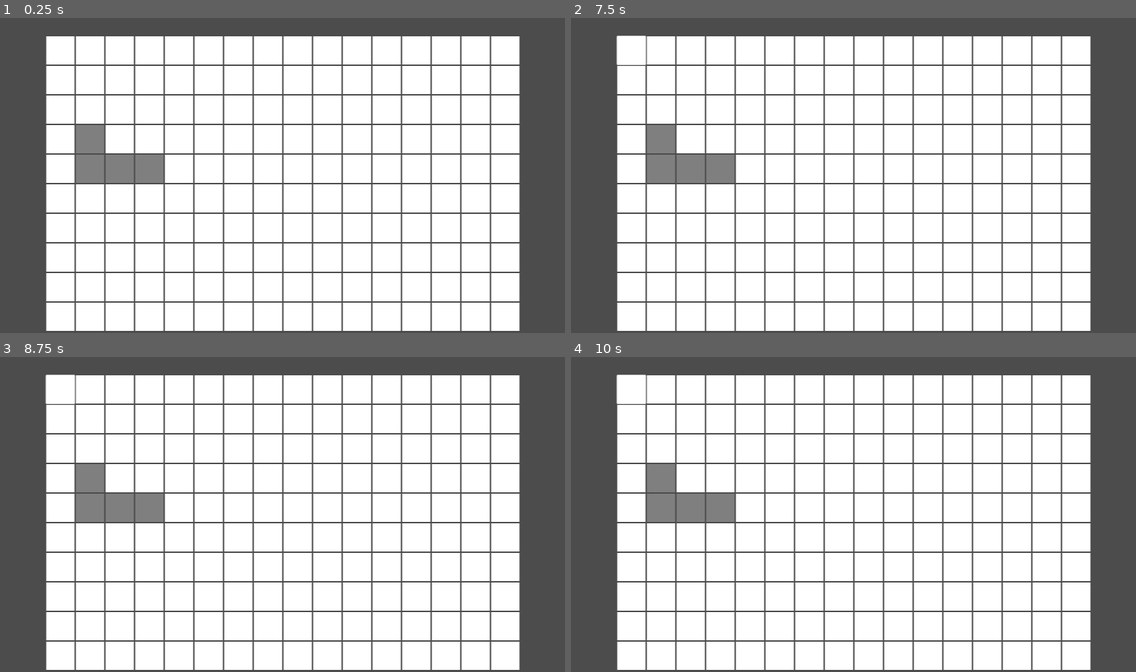
Above: before the commit, frames 1-4 (two rows, left to right).
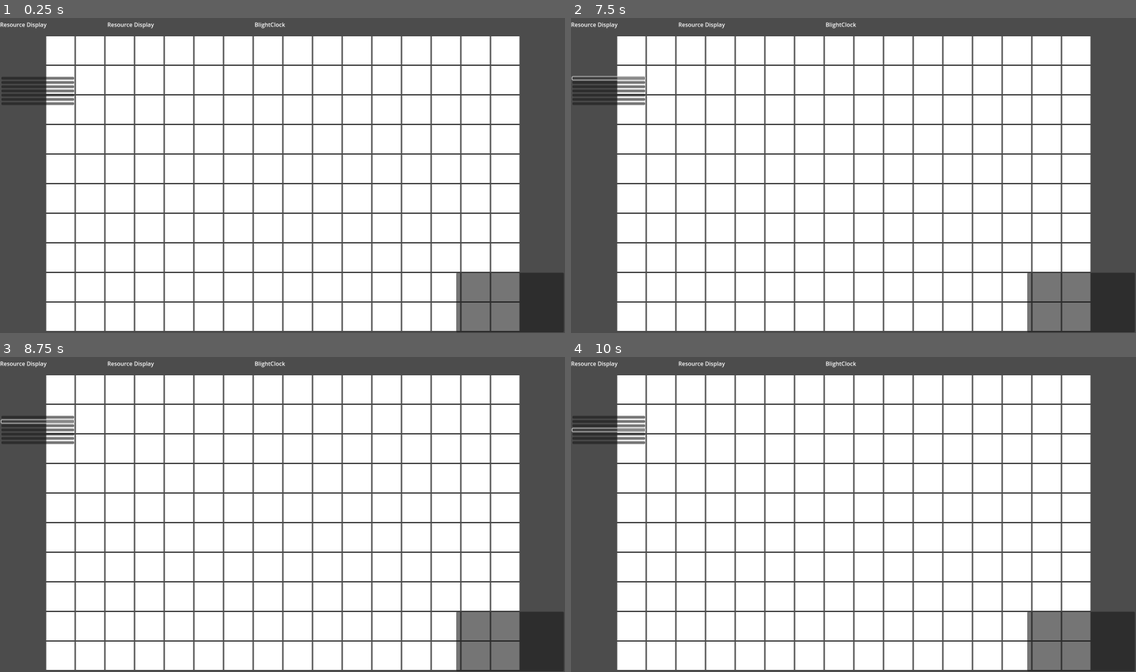
Above: after the commit, the same moments.

Repository: Chthonic-Studio/inner-grid
Game: Godot game, scene res://Scenes/level.tscn
The game is run twice, just before and just after one commit, with the same random seed, the same clock (stepped at 60 frames per second) and the same inputs.
Inputs (mouse positions are in pixels of both pictures, inside the frame that each line leads up to):
- Up to frame 1 (0.25 s): no input
- Up to frame 2 (7.5 s): click (610, 77) at 0.52 s; click (610, 81) at 1.27 s; click (610, 87) at 2.02 s; click (610, 90) at 2.77 s; click (610, 93) at 3.52 s; click (610, 99) at 4.27 s; click (610, 103) at 5.02 s; click (633, 49) at 5.77 s; click (633, 49) at 6.52 s; click (610, 77) at 7.27 s
- Up to frame 3 (8.75 s): click (39, 420) at 8.02 s
- Up to frame 4 (10 s): click (610, 426) at 8.77 s; click (610, 429) at 9.52 s

The runs differ from the first frame. In frame 1, 6.4% of the frame differs, in the area x 0-100%, y 1-100%; in frame 2, 6.5%; in frame 3, 6.5%; in frame 4, 6.5%.
Error after the commit: Parse Error: Too few arguments for "spend_resources()" call. Expected at least 2 but received 1. (res://Scripts/level.gd:88)

Commit message:
Implement main UI and resource management integration
Added MainUI script and connected it to the main_ui.tscn scene, replacing placeholder buttons and labels with named and exported variables. Integrated resource update signals between EconomyManager, LevelManager, and MainUI. Refactored tile and node placement logic to support UI-driven node selection and placement, and improved scene and script structure for better modularity and signal-based communication.

Diff:
--- a/Globals/audio_manager.gd
+++ b/Globals/audio_manager.gd
@@ -4,8 +4,3 @@
 # Called when the node enters the scene tree for the first time.
 func _ready() -> void:
 	pass # Replace with function body.
-
-
-# Called every frame. 'delta' is the elapsed time since the previous frame.
-func _process(delta: float) -> void:
-	pass
--- a/Globals/game_manager.gd
+++ b/Globals/game_manager.gd
@@ -4,8 +4,3 @@
 # Called when the node enters the scene tree for the first time.
 func _ready() -> void:
 	pass # Replace with function body.
-
-
-# Called every frame. 'delta' is the elapsed time since the previous frame.
-func _process(delta: float) -> void:
-	pass
--- a/Globals/level_manager.gd
+++ b/Globals/level_manager.gd
@@ -1,11 +1,17 @@
 extends Node
 
+# --- HUD & Economy Signals ---
+signal income_updated( main_resource, building_resource )
+
+# --- Player Interaction Signals ---
+signal node_selected(node_button_clicked : String)
+signal tile_hovered(tile_data)
+signal tile_exited()
 
 # Called when the node enters the scene tree for the first time.
 func _ready() -> void:
 	pass # Replace with function body.
 
-
 # Called every frame. 'delta' is the elapsed time since the previous frame.
 func _process(delta: float) -> void:
 	pass
--- a/Globals/level_transition.gd
+++ b/Globals/level_transition.gd
@@ -4,8 +4,3 @@
 # Called when the node enters the scene tree for the first time.
 func _ready() -> void:
 	pass # Replace with function body.
-
-
-# Called every frame. 'delta' is the elapsed time since the previous frame.
-func _process(delta: float) -> void:
-	pass
--- a/Globals/save_manager.gd
+++ b/Globals/save_manager.gd
@@ -4,8 +4,3 @@
 # Called when the node enters the scene tree for the first time.
 func _ready() -> void:
 	pass # Replace with function body.
-
-
-# Called every frame. 'delta' is the elapsed time since the previous frame.
-func _process(delta: float) -> void:
-	pass
--- a/Scenes/level.tscn
+++ b/Scenes/level.tscn
@@ -6,6 +6,10 @@
 [ext_resource type="Resource" uid="uid://cen4fm0os488p" path="res://Scripts/Levels/test_level.tres" id="3_0f350"]
 [ext_resource type="Script" uid="uid://ci137qbi7m01a" path="res://Scripts/Managers/blight_manager.gd" id="3_8c0lf"]
 [ext_resource type="Script" uid="uid://cxisjwiqw244t" path="res://Scripts/Managers/narrative_manager.gd" id="4_754fn"]
+
+[sub_resource type="Environment" id="Environment_0f350"]
+glow_enabled = true
+fog_enabled = true
 
 [node name="Level" type="Control" node_paths=PackedStringArray("EconomyManager", "BlightManager", "NarrativeManager", "GameViewport", "GameGrid")]
 layout_mode = 3
@@ -541,3 +545,6 @@
 
 [node name="Tile160" parent="GameViewport/GameGrid" instance=ExtResource("1_tumq0")]
 layout_mode = 2
+
+[node name="WorldEnvironment" type="WorldEnvironment" parent="."]
+environment = SubResource("Environment_0f350")
--- a/Scenes/main_ui.tscn
+++ b/Scenes/main_ui.tscn
@@ -1,6 +1,19 @@
-[gd_scene format=3 uid="uid://diiwpm6ued0th"]
+[gd_scene load_steps=2 format=3 uid="uid://diiwpm6ued0th"]
 
-[node name="MainUI" type="CanvasLayer"]
+[ext_resource type="Script" uid="uid://dju5t3ee1bxua" path="res://Scripts/UI/main_ui.gd" id="1_gmh8u"]
+
+[node name="MainUI" type="CanvasLayer" node_paths=PackedStringArray("generator_button", "harvester_button", "shield_button", "sensor_button", "synergy_button", "conduit_button", "purifier_button", "blight_clock", "main_resource_label", "build_resource_label")]
+script = ExtResource("1_gmh8u")
+generator_button = NodePath("NodePalette/Generator")
+harvester_button = NodePath("NodePalette/Harvester")
+shield_button = NodePath("NodePalette/Shield")
+sensor_button = NodePath("NodePalette/Sensor")
+synergy_button = NodePath("NodePalette/Synergy")
+conduit_button = NodePath("NodePalette/Conduit")
+purifier_button = NodePath("NodePalette/Purifier")
+blight_clock = NodePath("TopPanel/BlightClock")
+main_resource_label = NodePath("TopPanel/MainResource")
+build_resource_label = NodePath("TopPanel/BuildResource")
 
 [node name="TopPanel" type="HBoxContainer" parent="."]
 custom_minimum_size = Vector2(0, 50)
@@ -9,7 +22,12 @@
 grow_horizontal = 2
 size_flags_horizontal = 3
 
-[node name="ResourceDisplay" type="Label" parent="TopPanel"]
+[node name="BuildResource" type="Label" parent="TopPanel"]
+custom_minimum_size = Vector2(300, 0)
+layout_mode = 2
+text = "Resource Display"
+
+[node name="MainResource" type="Label" parent="TopPanel"]
 custom_minimum_size = Vector2(300, 0)
 layout_mode = 2
 text = "Resource Display"
@@ -24,29 +42,29 @@
 anchors_preset = -1
 anchor_left = 0.0025
 anchor_top = 0.19222222
-anchor_right = 0.1625
+anchor_right = 0.131875
 anchor_bottom = 0.8066667
 metadata/_edit_use_anchors_ = true
 
-[node name="Button" type="Button" parent="NodePalette"]
+[node name="Generator" type="Button" parent="NodePalette"]
 layout_mode = 2
 
-[node name="Button2" type="Button" parent="NodePalette"]
+[node name="Harvester" type="Button" parent="NodePalette"]
 layout_mode = 2
 
-[node name="Button3" type="Button" parent="NodePalette"]
+[node name="Shield" type="Button" parent="NodePalette"]
 layout_mode = 2
 
-[node name="Button4" type="Button" parent="NodePalette"]
+[node name="Sensor" type="Button" parent="NodePalette"]
 layout_mode = 2
 
-[node name="Button5" type="Button" parent="NodePalette"]
+[node name="Synergy" type="Button" parent="NodePalette"]
 layout_mode = 2
 
-[node name="Button6" type="Button" parent="NodePalette"]
+[node name="Conduit" type="Button" parent="NodePalette"]
 layout_mode = 2
 
-[node name="Button7" type="Button" parent="NodePalette"]
+[node name="Purifier" type="Button" parent="NodePalette"]
 layout_mode = 2
 
 [node name="PanelContainer" type="PanelContainer" parent="."]
--- a/Scenes/node.tscn
+++ b/Scenes/node.tscn
@@ -3,13 +3,13 @@
 [ext_resource type="Texture2D" uid="uid://cp2vdrbn2mrln" path="res://Assets/Spritesheet.png" id="1_5g7os"]
 [ext_resource type="Script" uid="uid://21u3n58mqy0q" path="res://Scripts/node.gd" id="1_6b8r6"]
 
+[sub_resource type="AtlasTexture" id="AtlasTexture_5g7os"]
+atlas = ExtResource("1_5g7os")
+region = Rect2(487, 620, 27, 153)
+
 [sub_resource type="AtlasTexture" id="AtlasTexture_rvq8p"]
 atlas = ExtResource("1_5g7os")
 region = Rect2(222, -0.35661316, 157, 155.35661)
-
-[sub_resource type="AtlasTexture" id="AtlasTexture_5g7os"]
-atlas = ExtResource("1_5g7os")
-region = Rect2(487, 620, 27, 153)
 
 [node name="Node" type="Button" node_paths=PackedStringArray("up_connection", "right_connection", "left_connection", "down_connection", "logic_timer")]
 custom_minimum_size = Vector2(80, 80)
@@ -20,6 +20,7 @@
 offset_bottom = 2.5
 size_flags_horizontal = 3
 size_flags_vertical = 3
+flat = true
 script = ExtResource("1_6b8r6")
 up_connection = NodePath("TileContent/ConnectionVFX/Up")
 right_connection = NodePath("TileContent/ConnectionVFX/Right")
@@ -44,22 +45,6 @@
 value = 100.0
 fill_mode = 2
 show_percentage = false
-
-[node name="NodeVisuals" type="TextureRect" parent="TileContent"]
-layout_mode = 1
-anchors_preset = 8
-anchor_left = 0.5
-anchor_top = 0.5
-anchor_right = 0.5
-anchor_bottom = 0.5
-offset_left = -35.0
-offset_top = -35.0
-offset_right = 35.0
-offset_bottom = 35.0
-grow_horizontal = 2
-grow_vertical = 2
-texture = SubResource("AtlasTexture_rvq8p")
-expand_mode = 1
 
 [node name="ConnectionVFX" type="Control" parent="TileContent"]
 layout_mode = 1
@@ -128,5 +113,21 @@
 grow_horizontal = 2
 texture = SubResource("AtlasTexture_5g7os")
 
+[node name="NodeVisuals" type="TextureRect" parent="TileContent"]
+layout_mode = 1
+anchors_preset = 8
+anchor_left = 0.5
+anchor_top = 0.5
+anchor_right = 0.5
+anchor_bottom = 0.5
+offset_left = -35.0
+offset_top = -35.0
+offset_right = 35.0
+offset_bottom = 35.0
+grow_horizontal = 2
+grow_vertical = 2
+texture = SubResource("AtlasTexture_rvq8p")
+expand_mode = 1
+
 [node name="LogicTimer" type="Timer" parent="."]
 wait_time = 5.0
--- a/Scripts/Managers/economy_manager.gd
+++ b/Scripts/Managers/economy_manager.gd
@@ -1,6 +1,30 @@
 class_name EconomyManager extends Node
 
+@export_category("Resources")
+@export var main_resource : int = 0
+@export var building_resource : int = 0
 
 # Called when the node enters the scene tree for the first time.
 func _ready() -> void:
 	pass # Replace with function body.
+
+func spend_resources( amount: int, type: String ):
+	if type == "Building":
+		building_resource -= amount
+	if type == "Main":
+		main_resource -= amount
+	else:
+		print("Requesting spend of unrecognized type: ", type)
+	# Emit a signal with the new values
+	LevelManager.emit_signal("income_updated", main_resource, building_resource)
+	MainUI.update_labels(main_resource, building_resource)
+
+func gain_resources( amount: int, type: String ):
+	if type == "Building":
+		building_resource += amount
+	if type == "Main":
+		main_resource += amount
+	else:
+		print("Gaining spend of unrecognized type: ", type)
+	# Emit a signal with the new values
+	LevelManager.emit_signal("income_updated", main_resource, building_resource)
--- a/Scripts/Nodes/node_resource.gd
+++ b/Scripts/Nodes/node_resource.gd
@@ -8,7 +8,3 @@
 
 func calculate_output() -> void:
 	pass
-
-# Called every frame. 'delta' is the elapsed time since the previous frame.
-func _process(delta: float) -> void:
-	pass
--- /dev/null
+++ b/Scripts/UI/main_ui.gd
@@ -0,0 +1,60 @@
+class_name MainUI extends Node
+
+@export_category("Node Buttons")
+@export var generator_button : Button
+@export var harvester_button : Button
+@export var shield_button : Button
+@export var sensor_button : Button
+@export var synergy_button : Button
+@export var conduit_button : Button
+@export var purifier_button : Button
+
+@export_category("Resource Value Labels")
+@export var blight_clock : Label
+@export var main_resource_label : Label
+@export var build_resource_label : Label
+
+var node_button_clicked : String = ""
+
+# Called when the node enters the scene tree for the first time.
+func _ready() -> void:
+	LevelManager.income_updated.connect(update_labels)
+
+func update_labels( main_resource: int, build_resource: int) -> void:
+	main_resource_label.text = str(main_resource)
+	build_resource_label.text = str(build_resource)
+
+func _on_generator_button_pressed():
+	node_button_clicked = "Generator"
+	LevelManager.emit_signal("node_selected", node_button_clicked)
+	node_button_clicked = ""
+
+func _on_harvester_button_pressed():
+	node_button_clicked = "Harvester"
+	LevelManager.emit_signal("node_selected", node_button_clicked)
+	node_button_clicked = ""
+
+func _on_shield_button_pressed():
+	node_button_clicked = "Shield"
+	LevelManager.emit_signal("node_selected", node_button_clicked)
+	node_button_clicked = ""
+
+func _on_sensor_button_pressed():
+	node_button_clicked = "Sensor"
+	LevelManager.emit_signal("node_selected", node_button_clicked)
+	node_button_clicked = ""
+
+func _on_synergy_button_pressed():
+	node_button_clicked = "Synergy"
+	LevelManager.emit_signal("node_selected", node_button_clicked)
+	node_button_clicked = ""
+
+func _on_conduit_button_pressed():
+	node_button_clicked = "Conduit"
+	LevelManager.emit_signal("node_selected", node_button_clicked)
+	node_button_clicked = ""
+
+func _on_purifier_button_pressed():
+	node_button_clicked = "Purifier"
+	LevelManager.emit_signal("node_selected", node_button_clicked)
+	node_button_clicked = ""
--- a/Scripts/level.gd
+++ b/Scripts/level.gd
@@ -19,11 +19,17 @@
 @export var level_resource: Resource = null ## --- LEVEL DATA (for testing override)
 
 var win_condition : int
+
 const GRID_COLS := 16
 const GRID_ROWS := 10
 
+var _current_selected_node_res: NodeType = null
+
 # Called when the node enters the scene tree for the first time.
 func _ready() -> void:
+	# Connect to the Level Manager signal to know what the player wants to build
+	LevelManager.node_selected.connect(_on_node_selected)
+
 	# 1. Get level configuration from LevelManager or exported override
 	if level_resource == null:
 		level_resource = LevelManager.get_current_level_resource()
@@ -52,10 +58,39 @@
 	# 4. Set win condition
 	win_condition = level_resource.resource_target
 
+	for child in GameGrid.get_children():
+		child.request_placement.connect()
+
+func _on_node_selected(node_resource: NodeType):
+	# Store what the player wants to place
+	_current_selected_node_res = node_resource
+	# Placement mode (update cursor?)
+
+func _on_tile_placement_requested(tile: GameTile):
+	if Input.is_action_just_pressed("right_click"):
+		if tile.placed_node != null:
+			request_purge(tile)
+		return # Stop processing
+
+	# Check for Left-Click (Placement)
+	if Input.is_action_just_pressed("left_click"):
+		# Check 1: Is the player holding a node to place?
+		if _current_selected_node_res == null:
+			return # Not in placement mode
+
+		# Check 2: Is the tile empty?
+		if tile.placed_node != null:
+			return # Tile is occupied
+
+		# Check 3: Can we afford it?
+		if EconomyManager.can_afford(_current_selected_node_res.base_cost):
+			# All checks passed!
+			EconomyManager.spend_resources(_current_selected_node_res.base_cost)
+
 func request_placement() -> void:
 	pass
 
-func request_purge() -> void:
+func request_purge( tile ) -> void:
 	pass
 
 func check_win_condition() -> void:
--- a/Scripts/tile.gd
+++ b/Scripts/tile.gd
@@ -18,15 +18,14 @@
 @export var has_blight: bool
 @export var blight_value: int = 0
 
-#@onready var tile_button = $TileButton
+@onready var tile_button = $TileButton
 var local_node : GameNode
 
 func _ready() -> void:
-	var tile_button = $TileButton
 	tile_button.pressed.connect(_on_tile_button_pressed)
 	pass # Replace with function body.
 
-func setup(row_: int, col_: int, blocked_: bool, blight_resist_: float, dps_: float, special_: Variant) -> void:
+func setup(row_: int, col_: int, blocked_: bool, blight_resist_: float, dps_: float) -> void:
 	row = row_
 	col = col_
 	blocked = blocked_
@@ -38,12 +37,14 @@
 		tile_blocked()
 		# Optionally, disable visuals/interactivity here
 	else:
-		pass
+		if tile_button == null:
+			tile_button = $TileButton
 		# Connect input signals as needed for active tiles
-		#tile_button.pressed.connect(_on_tile_button_pressed)
+		tile_button.pressed.connect(_on_tile_button_pressed)
 
 func tile_blocked() -> void:
-	var tile_button = $TileButton
+	if tile_button == null:
+		tile_button = $TileButton
 	tile_button.disabled = true
 	var tex = $TileTexture
 	if tex:
@@ -59,6 +60,9 @@
 func on_tile_input( input : InputEvent ) -> void:
 	pass
 
+func placement_request() -> void:
+	request_placement.emit(self)
+
 func update_blight( value : int ) -> void:
 	pass
 
--- /dev/null
+++ b/default_bus_layout.tres
@@ -0,0 +1,33 @@
+[gd_resource type="AudioBusLayout" format=3 uid="uid://du5vg7nx67s8p"]
+
+[resource]
+bus/1/name = &"Tile"
+bus/1/solo = false
+bus/1/mute = false
+bus/1/bypass_fx = false
+bus/1/volume_db = 0.0
+bus/1/send = &"Master"
+bus/2/name = &"Effect"
+bus/2/solo = false
+bus/2/mute = false
+bus/2/bypass_fx = false
+bus/2/volume_db = 0.0
+bus/2/send = &"Master"
+bus/3/name = &"Node"
+bus/3/solo = false
+bus/3/mute = false
+bus/3/bypass_fx = false
+bus/3/volume_db = 0.0
+bus/3/send = &"Master"
+bus/4/name = &"Music"
+bus/4/solo = false
+bus/4/mute = false
+bus/4/bypass_fx = false
+bus/4/volume_db = 0.0
+bus/4/send = &"Master"
+bus/5/name = &"UI"
+bus/5/solo = false
+bus/5/mute = false
+bus/5/bypass_fx = false
+bus/5/volume_db = 0.0
+bus/5/send = &"Master"
--- a/project.godot
+++ b/project.godot
@@ -23,6 +23,7 @@
 LevelTransition="*res://Globals/level_transition.tscn"
 LevelManager="*res://Globals/level_manager.gd"
 SaveManager="*res://Globals/save_manager.gd"
+MainUi="*res://Scenes/main_ui.tscn"
 
 [display]
 
Not shown: 1 places in Scenes/level.tscn that only renumber resources
Not shown, added: Scripts/UI/main_ui.gd.uid
